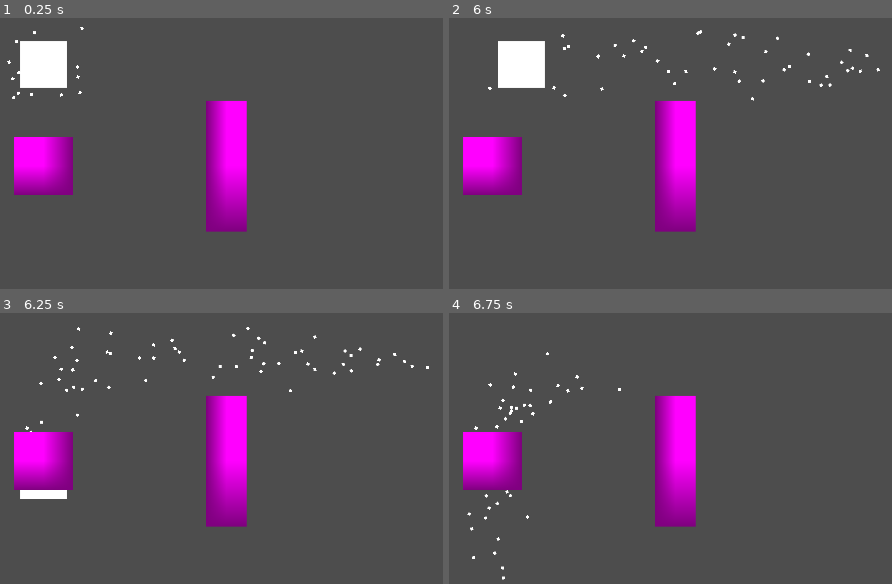
Above: before the commit, frames 1-4 (two rows, left to right).
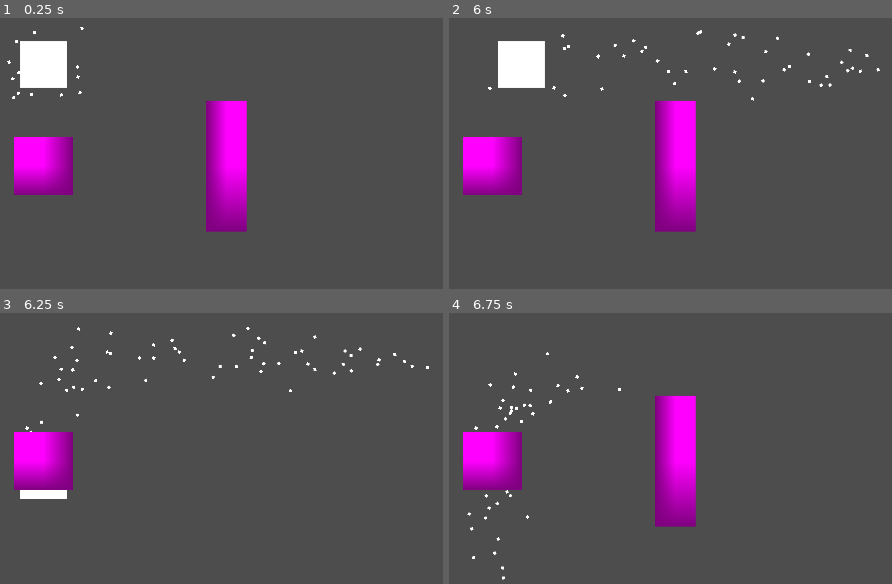
Above: after the commit, the same moments.

Repository: mantisgaming/Laglubber
Game: Godot game, scene res://scenes/level_1.tscn
Same seed, same stepped clock (60 frames per second), same inputs: the game is played once before the commit and once after it.
Inputs:
- Up to frame 1 (0.25 s): no input
- Up to frame 2 (6 s): hold D (move_right) 0.53-1.28 s; hold S (move_down) 1.28-2.03 s; hold D (move_right) 2.03-2.78 s; hold W (move_up) 2.78-3.53 s; tap Enter at 3.5 s; hold A (move_left) 3.53-5.03 s; tap Space at 4.25 s; hold S (move_down) 5.03-5.78 s; hold D (move_right) from 5.78 s (still down)
- Up to frame 3 (6.25 s): keep holding D (move_right)
- Up to frame 4 (6.75 s): release D (move_right) at 6.53 s; hold W (move_up) from 6.53 s (still down)

Frames 1-2 are identical in both runs. In frame 3, 4.5% of the frame differs, in the area x 46-56%, y 30-79%; in frame 4, nothing differs.

Commit message:
fixed door bug

Diff:
--- a/scenes/Player.tscn
+++ b/scenes/Player.tscn
@@ -35,8 +35,8 @@
 shape = SubResource("RectangleShape2D_83hs8")
 
 [node name="Lag Character" type="CharacterBody2D" parent="."]
-collision_layer = 0
-collision_mask = 0
+collision_layer = 2
+collision_mask = 2
 
 [node name="MovementController" type="Node" parent="Lag Character"]
 script = ExtResource("3_70d11")
--- /dev/null
+++ b/scenes/button.gd
@@ -0,0 +1,22 @@
+extends Area2D
+
+signal pressed(body: Node)
+signal released(body: Node)
+
+var _pressed = false
+
+func _ready():
+	body_entered.connect(_on_body_entered)
+	body_exited.connect(_on_body_exited)
+
+func _on_body_entered(body):
+	if body is CharacterBody2D and not _pressed:
+		_pressed = true
+		pressed.emit(body)
+
+func _on_body_exited(body):
+	if body is CharacterBody2D and _pressed:
+		await get_tree().process_frame
+		if get_overlapping_bodies().filter(func(b): return b is CharacterBody2D).is_empty():
+			_pressed = false
+			released.emit(body)
--- a/scenes/button.tscn
+++ b/scenes/button.tscn
@@ -1,8 +1,12 @@
-[gd_scene load_steps=5 format=3 uid="uid://dpnwsphryf3p2"]
+[gd_scene load_steps=7 format=3 uid="uid://dpnwsphryf3p2"]
 
-[ext_resource type="Script" uid="uid://dii8na5wrmun1" path="res://scenes/door.gd" id="1_mi6dp"]
+[ext_resource type="Script" uid="uid://cye2peb7wfaeg" path="res://scenes/door.gd" id="1_mi6dp"]
+[ext_resource type="Script" uid="uid://dii8na5wrmun1" path="res://scenes/button.gd" id="2_rhj8v"]
 
 [sub_resource type="PlaceholderTexture2D" id="PlaceholderTexture2D_rhj8v"]
+
+[sub_resource type="RectangleShape2D" id="RectangleShape2D_rhj8v"]
+size = Vector2(1.0067632, 1.0222223)
 
 [sub_resource type="PlaceholderTexture2D" id="PlaceholderTexture2D_5l6vt"]
 
@@ -16,15 +20,25 @@
 texture = SubResource("PlaceholderTexture2D_rhj8v")
 script = ExtResource("1_mi6dp")
 
+[node name="StaticBody2D" type="StaticBody2D" parent="Sprite2D2"]
+
+[node name="CollisionShape2D" type="CollisionShape2D" parent="Sprite2D2/StaticBody2D"]
+position = Vector2(0, -2.1192779e-08)
+scale = Vector2(0.99999976, 0.9999999)
+shape = SubResource("RectangleShape2D_rhj8v")
+
 [node name="Sprite2D" type="Sprite2D" parent="."]
 scale = Vector2(20, 20)
 texture = SubResource("PlaceholderTexture2D_5l6vt")
 
 [node name="Area2D" type="Area2D" parent="Sprite2D"]
 scale = Vector2(0.049999997, 0.049999997)
+collision_layer = 3
+collision_mask = 3
+script = ExtResource("2_rhj8v")
 
 [node name="CollisionShape2D" type="CollisionShape2D" parent="Sprite2D/Area2D"]
 shape = SubResource("RectangleShape2D_n4pas")
 
-[connection signal="body_entered" from="Sprite2D/Area2D" to="Sprite2D2" method="_on_area_2d_body_entered"]
-[connection signal="body_exited" from="Sprite2D/Area2D" to="Sprite2D2" method="_on_area_2d_body_exited"]
+[connection signal="pressed" from="Sprite2D/Area2D" to="Sprite2D2" method="_on_area_2d_pressed"]
+[connection signal="released" from="Sprite2D/Area2D" to="Sprite2D2" method="_on_area_2d_released"]
--- a/scenes/door.gd
+++ b/scenes/door.gd
@@ -1,7 +1,12 @@
 extends Sprite2D
 
-func _on_area_2d_body_entered(body: Node2D) -> void:
+@onready var collider: CollisionShape2D = $StaticBody2D/CollisionShape2D
+
+func _on_area_2d_pressed(_body: Node) -> void:
+	collider.set_deferred("disabled", true)
 	hide()
 
-func _on_area_2d_body_exited(body: Node2D) -> void:
-	show() # Replace with function body.
+
+func _on_area_2d_released(_body: Node) -> void:
+	collider.set_deferred("disabled", false)
+	show()
Not shown, added: scenes/button.gd.uid
Not shown, changed: scenes/door.gd.uid
